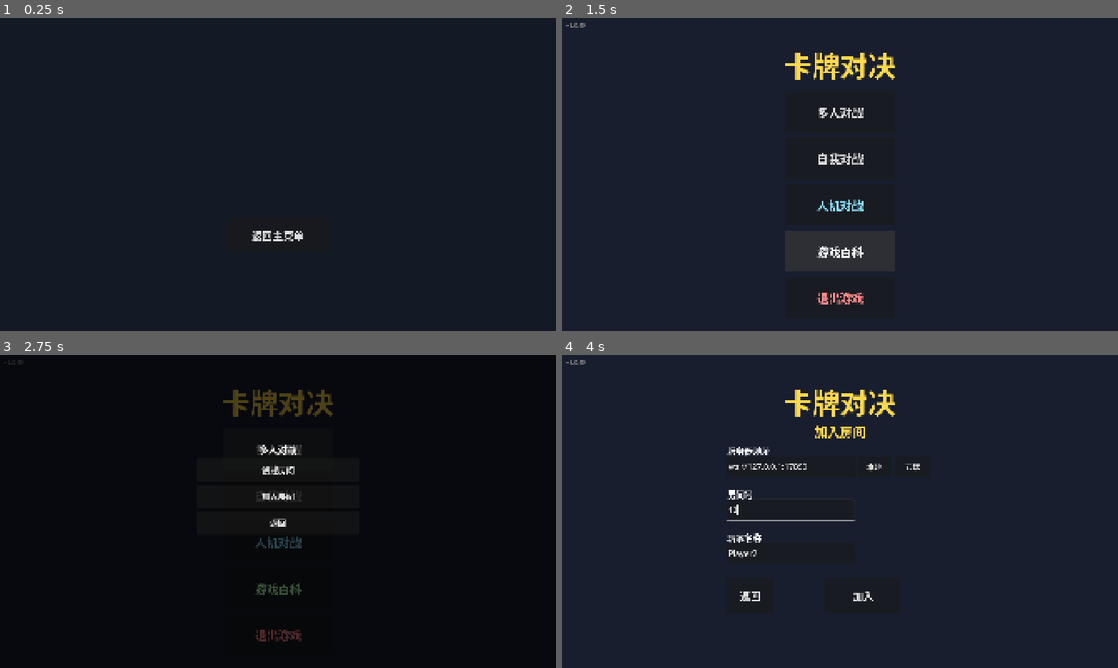
Above: before the commit, frames 1-4 (two rows, left to right).
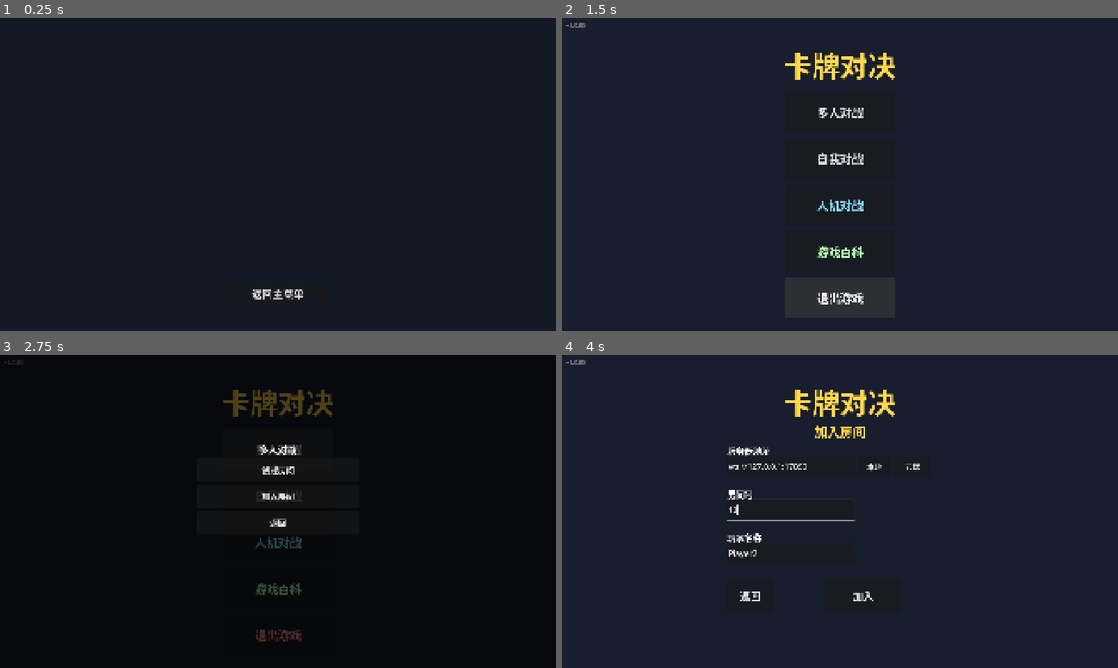
Above: after the commit, the same moments.

Repository: 41hu/card_duel
Game: Godot game, scene res://scenes/settlement.tscn
The game is run twice, just before and just after one commit, with the same random seed, the same clock (stepped at 60 frames per second) and the same inputs. This scene is started directly instead of the project's main scene.
Inputs (mouse positions are in pixels of both pictures, inside the frame that each line leads up to):
- Up to frame 1 (0.25 s): no input
- Up to frame 2 (1.5 s): click (840, 64) at 0.52 s; click "返回主菜单" at 1.25 s
- Up to frame 3 (2.75 s): click "多人对战" at 2 s
- Up to frame 4 (4 s): click "自我对战" at 2.75 s; click (789, 511) at 3.52 s; type "12" at 3.6 s

The runs differ from the first frame. In frame 1, 0.4% of the frame differs, in the area x 45-55%, y 68-90%; in frame 2, 0.4%, in the area x 3-55%, y 1-92%; in frame 3, less than 0.1%; in frame 4, less than 0.1%.

Commit message:
结算称号多成就化+位移统计统一+结算按钮换位: bump 1.0.50
- 称号系统重构：可同时获得多个（无伤传说/毁灭之王≥40伤/回春圣手回血>25/不死凤凰复活2次/马拉松冠军位移>10格/耐杀王承受>50伤），结算页一行展示（主称号大字+副称号小字）
- 删除绝对防御、出牌大师；圣光使者改名为回春圣手
- 位移统计统一到 movement_system（移动卡/推人/被推/威慑/吸引/暗影步全部计入）
- 结算界面导出与返回按钮调换位置（返回沉底防误触）

Co-Authored-By: Claude Opus 4.8 <noreply@anthropic.com>

Diff:
--- a/scenes/settlement.tscn
+++ b/scenes/settlement.tscn
@@ -32,19 +32,19 @@
 theme_override_font_sizes/font_size = 64
 horizontal_alignment = 1
 
-[node name="Title2" type="Button" parent="." unique_id=1144228868]
+[node name="Title2" type="RichTextLabel" parent="." unique_id=1144228868]
 layout_mode = 1
 anchor_left = 0.5
 anchor_right = 0.5
 offset_left = -250.0
 offset_top = 130.0
 offset_right = 250.0
-offset_bottom = 190.0
+offset_bottom = 200.0
 grow_horizontal = 2
-flat = true
-theme_override_colors/font_color = Color(1, 0.85, 0.3, 1)
-theme_override_font_sizes/font_size = 48
+theme_override_colors/default_color = Color(1, 0.85, 0.3, 1)
 alignment = 1
+bbcode_enabled = true
+fit_content = true
 
 [node name="StatsLabel" type="Label" parent="." unique_id=1144228869]
 layout_mode = 1
@@ -76,11 +76,14 @@
 [node name="BackBtn" type="Button" parent="." unique_id=1049546627]
 layout_mode = 1
 anchor_left = 0.5
+anchor_top = 1.0
 anchor_right = 0.5
+anchor_bottom = 1.0
 offset_left = -180.0
-offset_top = 690.0
+offset_top = -140.0
 offset_right = 180.0
-offset_bottom = 810.0
+offset_bottom = -100.0
 grow_horizontal = 2
+grow_vertical = 0
 theme_override_font_sizes/font_size = 36
 text = "返回主菜单"
--- a/scripts/core/match_state.gd
+++ b/scripts/core/match_state.gd
@@ -520,7 +520,7 @@
 	for _s in range(steps):
 		if not movement.move_player(player_idx, direction): break
 		if phase == Config.Phase.GAME_OVER: break  # 踩陷阱致死淘汰：停止后续移动
-		stats[player_idx]["moves"] += 1  # 对战统计：移动步数
+		# 位移统计（moves）由 movement.move_player 内部统一更新（含推人/吸引/威慑/暗影步）
 	_use_card(player_idx, card)
 	add_log(player_idx, "移动到%d" % players[player_idx].position)
 	if movement.get_distance() == 0:
@@ -700,7 +700,7 @@
 			winner=winner, loser=player_idx, reason="permanent_death",
 			stats=stats.duplicate(),
 			names=[Config.char_name(players[0].char_id), Config.char_name(players[1].char_id)],
-			title=_calc_title(winner),
+			titles=_calc_titles(winner),
 			battle_record=battle_record.duplicate(),
 			action_log=action_log.duplicate(),
 		}
@@ -708,17 +708,19 @@
 		state_changed.emit(get_full_state())
 		game_ended.emit(game_result)
 
-# 获胜者称号：根据对战统计判定
-func _calc_title(winner_idx: int) -> String:
+# 获胜者称号：可同时获得多个（满足条件全部计入），第一个为最亮眼主称号
+# 统计口径：伤害/回复/复活/位移（含威慑吸引暗影步等所有位移来源）/承受伤害
+func _calc_titles(winner_idx: int) -> Array:
 	var w = stats[winner_idx]
-	var l = stats[1 - winner_idx]
-	if w["damage_taken"] == 0: return "无伤传说"
-	if w["damage_dealt"] >= 25: return "毁灭之王"
-	if l["damage_dealt"] == 0: return "绝对防御"
-	if w["heal_total"] >= 10: return "圣光使者"
-	if w["resurrected"] > 0: return "不死凤凰"
-	if w["card_total"] >= 15: return "出牌大师"
-	return "征服者"
+	var titles = []
+	if w["damage_taken"] == 0: titles.append("无伤传说")
+	if w["damage_dealt"] >= 40: titles.append("毁灭之王")
+	if w["heal_total"] > 25: titles.append("回春圣手")
+	if w["resurrected"] >= 2: titles.append("不死凤凰")
+	if w["moves"] > 10: titles.append("马拉松冠军")
+	if w["damage_taken"] > 50: titles.append("耐杀王")
+	if titles.is_empty(): titles.append("征服者")
+	return titles
 
 func check_timers():
 	var now = Time.get_ticks_msec()
--- a/scripts/core/movement_system.gd
+++ b/scripts/core/movement_system.gd
@@ -32,6 +32,7 @@
 			return false
 		_push_opponent(player_idx)
 		player.position = new_pos
+		_add_move_stat(player_idx)
 		return true
 
 	# 不能移动到对方所在格（非推人情况）
@@ -39,7 +40,12 @@
 		return false
 
 	player.position = new_pos
+	_add_move_stat(player_idx)
 	return true
+
+# 位移统计（马拉松冠军称号判定）：任何角色位置移动一格 +1（主动移动/推人/被推/吸引/威慑）
+func _add_move_stat(player_idx: int):
+	match_ref.stats[player_idx]["moves"] += 1
 
 # 获取到己方板边的距离（用于手牌上限计算）
 func distance_to_own_edge(player_idx: int) -> int:
@@ -71,6 +77,7 @@
 	var other = match_ref.get_player(1 - player_idx)
 	var direction = 1 if player_idx == 0 else -1
 	other.position = Config.clamp_position(other.position + direction)
+	_add_move_stat(1 - player_idx)  # 被推者也位移了一格
 	_trigger_items_on_step(1 - player_idx)
 
 # 吸引：将对方拉向自己1格
@@ -88,11 +95,14 @@
 		if my_new == other.position or my_new == my_pos:
 			return false
 		other.position = my_pos
+		_add_move_stat(1 - player_idx)
 		_trigger_items_on_step(1 - player_idx)
 		player.position = my_new
+		_add_move_stat(player_idx)
 		_trigger_items_on_step(player_idx)
 		return true
 	other.position = new_pos
+	_add_move_stat(1 - player_idx)
 	_trigger_items_on_step(1 - player_idx)
 	return true
 
@@ -109,6 +119,7 @@
 	if new_pos == other.position:
 		return false
 	other.position = new_pos
+	_add_move_stat(1 - player_idx)  # 被威慑推远的位移
 	_trigger_items_on_step(1 - player_idx)
 	return true
 
--- a/scripts/server/server_main.gd
+++ b/scripts/server/server_main.gd
@@ -255,7 +255,7 @@
 					"stats": room.match.stats.duplicate(),
 					"names": room.peer_names.duplicate() if room.peer_names.size() >= 2 else [
 						Config.char_name(room.match.players[0].char_id), Config.char_name(room.match.players[1].char_id)],
-					"title": room.match._calc_title(winner),
+					"titles": room.match._calc_titles(winner),
 					"battle_record": room.match.battle_record.duplicate(),
 					"action_log": room.match.action_log.duplicate(),
 				}
--- a/scripts/ui/settlement_ui.gd
+++ b/scripts/ui/settlement_ui.gd
@@ -3,25 +3,26 @@
 
 const Style = preload("res://scripts/theme/style_const.gd")
 
-# 获胜称号 → 获得条件（与 match_state._calc_title 的判定一致）
-# 判定顺序即此表顺序：满足第一个条件即获得对应称号
+# 获胜称号 → 获得条件（与 match_state._calc_titles 的判定一致）
+# 可同时获得多个：满足条件全部计入，第一个为最亮眼主称号
 const _TITLE_CONDITIONS := {
 	"无伤传说": "全程未受到任何伤害",
-	"毁灭之王": "本局造成伤害 ≥ 25",
-	"绝对防御": "对手本局造成伤害为 0",
-	"圣光使者": "本局回复血量 ≥ 10",
-	"不死凤凰": "本局复活过",
-	"出牌大师": "本局打出卡牌 ≥ 15",
+	"毁灭之王": "本局造成伤害 ≥ 40",
+	"回春圣手": "本局恢复血量 > 25",
+	"不死凤凰": "本局复活 ≥ 2 次",
+	"马拉松冠军": "本局位移 > 10 格（含移动卡/威慑/吸引/暗影步等所有位移）",
+	"耐杀王": "本局承受伤害 > 50",
 	"征服者": "获得胜利（默认称号）",
 }
 
 @onready var title_label = $Title
-@onready var title2_label: Button = $Title2
+@onready var title2_label: RichTextLabel = $Title2
 @onready var stats_label = $StatsLabel
 @onready var detail_label = $Detail
 @onready var back_btn = $BackBtn
 
 var _current_title: String = ""
+var _current_titles: Array = []
 var _title_owner: String = ""
 
 func _n():
@@ -36,7 +37,7 @@
 		get_tree().change_scene_to_file("res://scenes/main_menu.tscn")
 	)
 	# 称号悬停显示条件（PC）；点击显示条件，3 秒后恢复（移动端无 hover）
-	title2_label.pressed.connect(_show_title_condition)
+	title2_label.meta_clicked.connect(func(_meta): _show_title_condition())
 	# 对局记录导出（本地/联机都有：本地来自 game，联机由服务器随结算下发）
 	var has_record = false
 	if LocalGame.game != null:
@@ -46,10 +47,10 @@
 	if has_record:
 		var export_btn := Button.new()
 		export_btn.text = "导出对局数据"
+		# 位置在返回主菜单上方（调换：返回按钮沉底，导出按钮居中偏下，减少误触返回）
 		export_btn.anchor_left = 0.5; export_btn.anchor_right = 0.5
-		export_btn.anchor_top = 1.0; export_btn.anchor_bottom = 1.0
 		export_btn.offset_left = -180.0; export_btn.offset_right = 180.0
-		export_btn.offset_top = -140.0; export_btn.offset_bottom = -100.0
+		export_btn.offset_top = 690.0; export_btn.offset_bottom = 810.0
 		export_btn.add_theme_font_size_override("font_size", 30)
 		export_btn.pressed.connect(func():
 			var result = LocalGame.game.game_result if LocalGame.game != null else Network.last_game_result
@@ -75,10 +76,21 @@
 	if _current_title == "": return
 	var cond: String = _TITLE_CONDITIONS.get(_current_title, "")
 	if cond == "": return
-	title2_label.text = "条件：%s" % cond
+	title2_label.text = "[color=#ffd95c]条件：%s[/color]" % cond
 	await get_tree().create_timer(3.0).timeout
-	if _current_title != "":
-		title2_label.text = "%s获得称号：%s" % [_title_owner, _current_title]
+	if _current_title != "" and not _current_titles.is_empty():
+		_refresh_title_label(_current_titles)
+
+# 称号行展示：主称号（第一个，最亮眼）大字体 + 其余称号小字体，一行全部展示
+func _refresh_title_label(titles: Array):
+	_current_title = str(titles[0])
+	var cond: String = _TITLE_CONDITIONS.get(_current_title, "")
+	var bb := "%s获得称号：[url=%s][font_size=52]%s[/font_size][/url]" % [_title_owner, cond, _current_title]
+	if titles.size() > 1:
+		var rest = "、".join(titles.slice(1).map(func(t): return str(t)))
+		bb += "[font_size=30]  %s[/font_size]" % rest
+	title2_label.text = bb
+	title2_label.tooltip_text = "条件：%s" % cond
 
 func _on_game_ended(result: Dictionary):
 	var winner = result.get("winner", -1)
@@ -87,6 +99,7 @@
 		title_label.add_theme_color_override("font_color", Style.WIN_GOLD)
 		title2_label.text = ""
 		_current_title = ""
+		_current_titles = []
 		_title_owner = ""
 		stats_label.text = ""
 		detail_label.text = "对方已断开连接"
@@ -98,16 +111,19 @@
 		else:
 			title_label.text = "败北"
 			title_label.add_theme_color_override("font_color", Style.LOSE_RED)
-		var title = result.get("title", "")
-		_current_title = title
+		var titles: Array = result.get("titles", [])
+		if titles.is_empty() and result.get("title", "") != "":
+			titles = [result.get("title", "")]  # 兼容旧版结算数据
 		var names = result.get("names", ["P1", "P2"])
-		if title != "":
-			# 称号归属：显示谁获得了称号（联机=玩家名，本地=角色名）
+		if not titles.is_empty():
+			# 称号归属：显示谁获得了称号（联机=玩家名，本地=角色名）；可多称号一行展示
 			_title_owner = names[winner] if winner >= 0 and winner < names.size() else "获胜者"
-			title2_label.text = "%s获得称号：%s" % [_title_owner, title]
-			title2_label.tooltip_text = "条件：%s" % _TITLE_CONDITIONS.get(title, "")
+			_current_titles = titles
+			_refresh_title_label(titles)
 		else:
 			_title_owner = ""
+			_current_titles = []
+			_current_title = ""
 			title2_label.text = ""
 		stats_label.text = _fmt_stats(result.get("stats", []), names)
 		# 优先显示玩家名（联机为创建房间时输入的名字），否则回退"玩家 N"
@@ -171,8 +187,11 @@
 	lines.append("")
 	lines.append("--- 结算 ---")
 	var w = result.get("winner", -1)
+	var titles: Array = result.get("titles", [])
+	if titles.is_empty() and result.get("title", "") != "":
+		titles = [result.get("title", "")]
 	lines.append("胜者: %s（%s）| 称号: %s" % [
-		names[w] if w >= 0 and w < names.size() else "?", result.get("reason", ""), result.get("title", "")])
+		names[w] if w >= 0 and w < names.size() else "?", result.get("reason", ""), "、".join(titles)])
 	# 导出路径：编辑器写项目目录（方便直接取文件）；导出平台（APK/PC 打包）res:// 只读，
 	# 写 user:// 应用数据目录；移动端另复制到剪贴板（文件路径用户不可见，粘贴即可分享）
 	var is_editor = OS.has_feature("editor")
--- a/scripts/version.gd
+++ b/scripts/version.gd
@@ -1,2 +1,2 @@
 # version.gd — 版本信息（必须用 .gd 文件，Godot 导出保证包含脚本）
-const VERSION = "1.0.49"
+const VERSION = "1.0.50"
